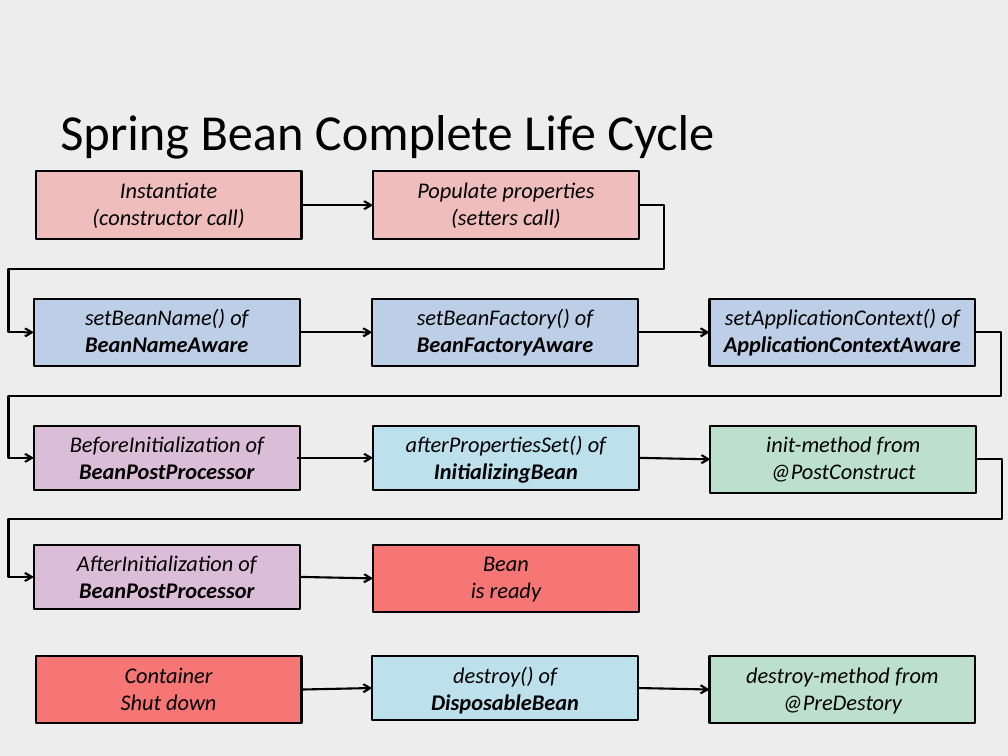
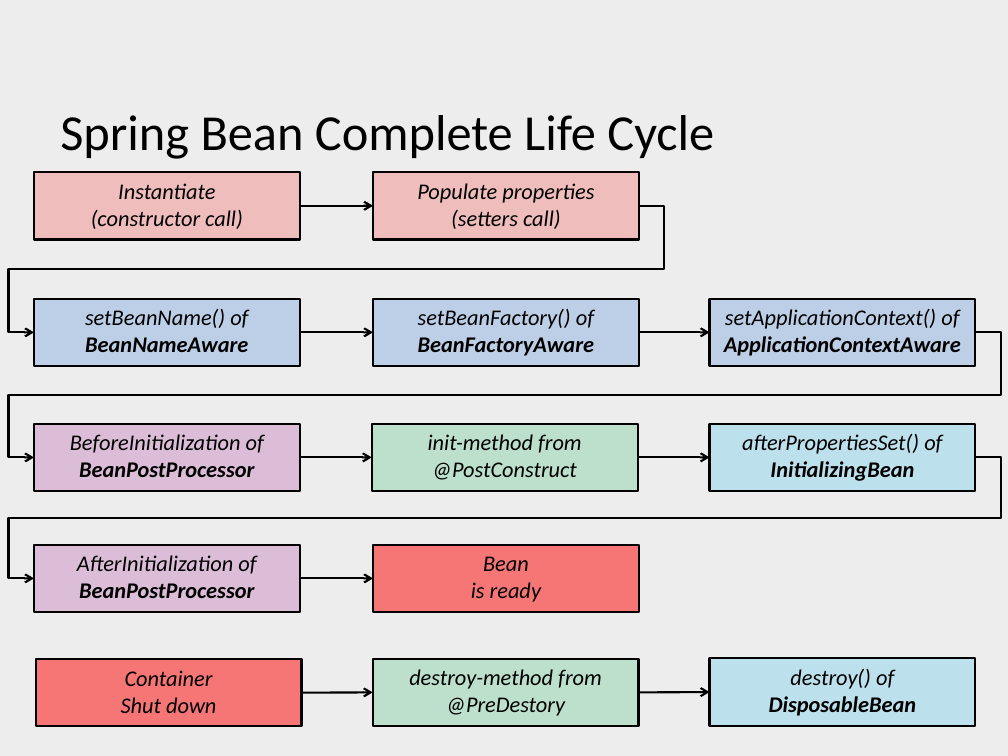
Before and after one commit to ArtemVChukin/springcourse, a slide deck: slide 36 of SpringCourse.pptx. Drawn at 1008x756 pixels with LibreOffice and Linux fonts; fonts in the diff are those of the drawing; background and template pictures are left out. Boxes give left, top, right and bottom in pixels: in the first picture for what was removed or moved away, otherwise in the second. Text is boxed around its words. In the diff, an @@ line names an element or a change of style, - is before the commit and + after.

```diff
--- a/SpringCourse.pptx
+++ b/SpringCourse.pptx
@@ elbow arrow (976, 333) - (34, 458): route changed @@
@@ rectangle "init-method from": place and size @@
-rectangle "init-method from" at [711, 425, 977, 493]
+rectangle "init-method from" at [372, 423, 638, 491]
@@ rectangle "afterPropertiesSet() of": place and size @@
-rectangle "afterPropertiesSet() of" at [373, 425, 639, 490]
+rectangle "afterPropertiesSet() of" at [710, 423, 976, 491]
@@ elbow arrow (976, 458) - (34, 579): route changed @@
@@ rectangle "destroy-method from": place and size @@
-rectangle "destroy-method from" at [710, 656, 976, 724]
+rectangle "destroy-method from" at [373, 658, 639, 726]
@@ rectangle "destroy() of DisposableBean": place and size @@
-rectangle "destroy() of DisposableBean" at [372, 656, 638, 721]
+rectangle "destroy() of DisposableBean" at [710, 658, 976, 726]
@@ arrow moved from (301, 689) - (372, 688) to (301, 692) - (373, 692) @@
@@ arrow moved from (638, 688) - (710, 689) to (639, 692) - (710, 692) @@
```
Also in this commit, not shown: 3 other slides changed.
